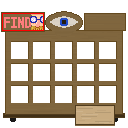
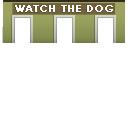
Revision of a layered 128 x 128 image; what changed, layer by layer:
removed layer "Layer 7" over (30, 14, 43, 30)
removed layer "Layer 8" over (85, 14, 125, 30)
painted on "Layer 5" over (1, 12, 125, 43)
added layer "WATCH THE DOG" above "Layer 4" over (15, 5, 113, 12)
moved "Layer 4" above "Layer 3", painted on it over (2, 3, 118, 122)
painted on "Layer 3" over (2, 3, 126, 126)
added layer "Layer 2" above "Layer 1" over (11, 15, 116, 43)
added layer "Layer 1" above "Background" over (3, 0, 125, 43)
